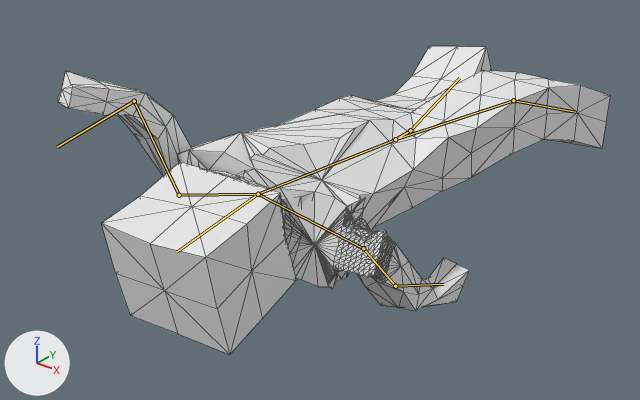
A saved change to the Blender file game_rsrc/common/mesh/default_player.blend.
The view is the same before and after, from a 50 mm lens placed at (1.503, -2.474, 1.035), pointed at (0.015, -0.615, -0.118). Arrows for +X, +Y and +Z are at lower left; the lights stay in place. Both versions are drawn at the pose saved in each file; the numbers are the values there. The bones that bend it are drawn over the model as lines. Mesh edges are drawn as thin lines.

Names of what the first picture shows: 'PolySphere'.
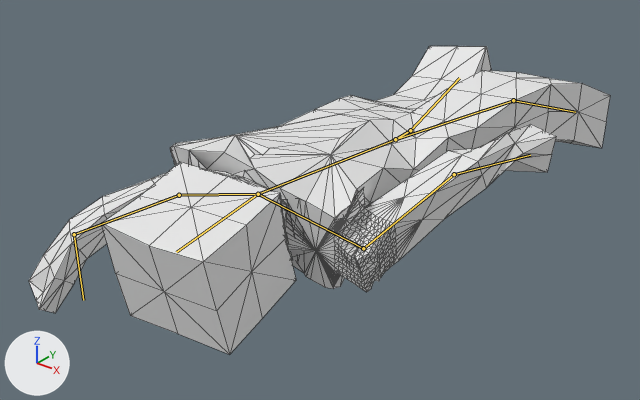
Where the change shows, as pixel boxes [x1, y1, x2, y2] in the pictures (640 x 400 px):
'PolySphere', posed: before [58, 46, 610, 354]; after [29, 46, 610, 354]
bone 'Bone.002', root to tip: before (363, 248) to (395, 286); after (363, 248) to (454, 174)
bone 'Bone.003', root to tip: before (395, 286) to (443, 284); after (454, 174) to (530, 155)
bone 'Bone.007', root to tip: before (179, 195) to (134, 101); after (179, 195) to (74, 234)

What the commit changed:
Bone 'Bone.002' (bone_bone_002) turns from (11, -19, -50) to (16, -20, 28) degrees about its own x, y and z.
Bone 'Bone.003' (bone_bone_003) turns from (36, -68, -10) to (63, -89, -90) degrees about its own x, y and z.
Bone 'Bone.007' (bone_bone_007) turns from (172, 14, -77) to (-157, 15, 2) degrees about its own x, y and z.
